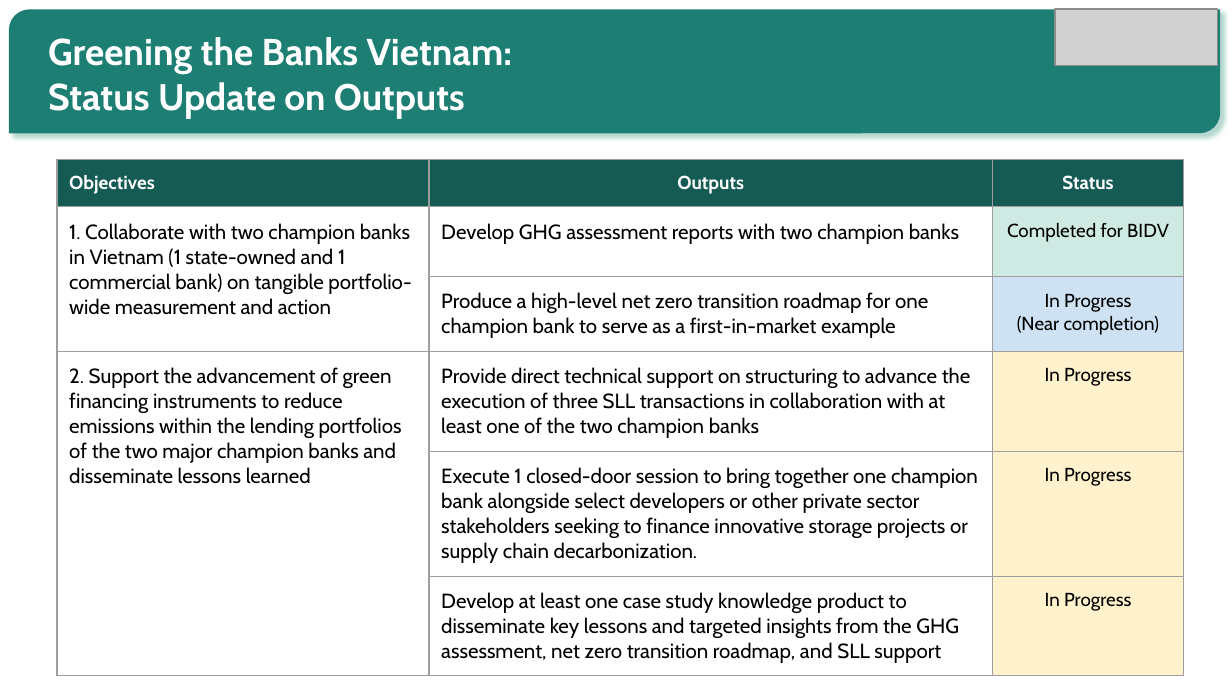
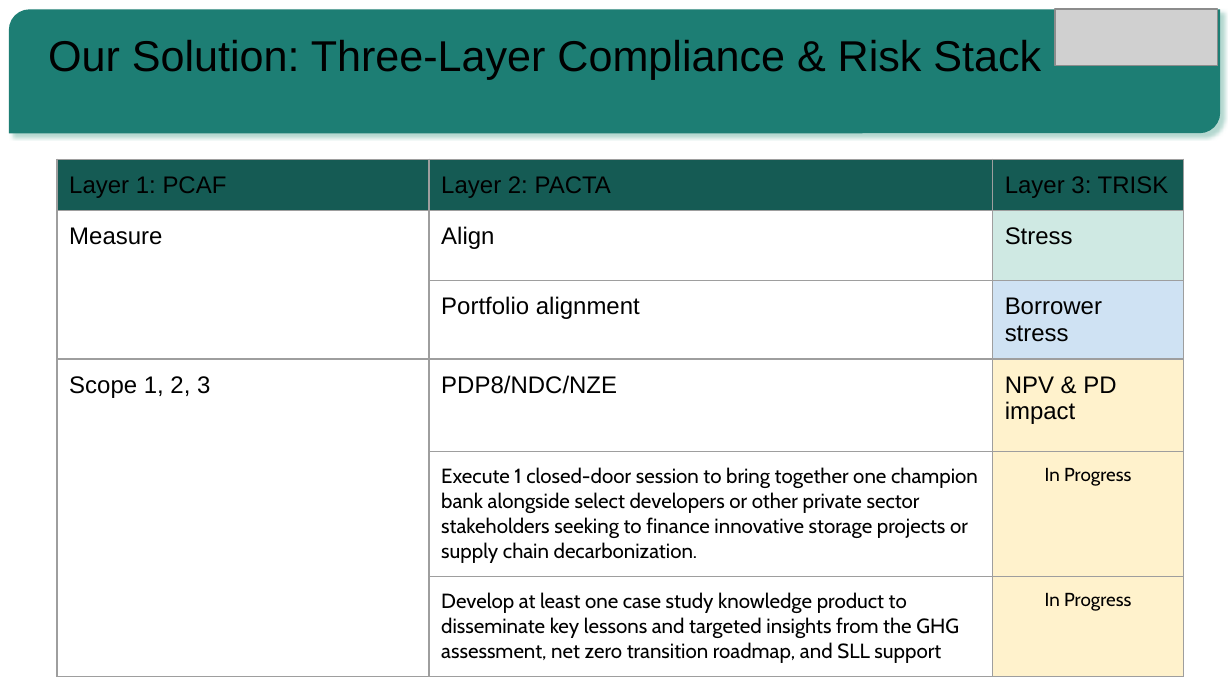
Before and after one commit to tah-allotrope/pacta-trisk, a slide deck: slide 3 of present/bank_prospect_deck.pptx. Drawn at 1232x693 pixels with LibreOffice and Linux fonts; fonts in the diff are those of the drawing; grey boxes stand for pictures. Boxes give left, top, right and bottom in pixels: in the first picture for what was removed or moved away, otherwise in the second. Text is boxed around its words. In the diff, an @@ line names an element or a change of style, - is before the commit and + after.

Commit message:
PHASE-03: build_deck.py script, 15-slide prospect deck, render QA PNGs, phase report

```diff
--- a/present/bank_prospect_deck.pptx
+++ b/present/bank_prospect_deck.pptx
@@ title at box(48, 40, 1041, 79): text changed; size 21.8 to 25.2 pt; font Cabin to Arial; text colour #FFFFFF to #000000; bold off @@
-Greening the Banks Vietnam:
-Status Update on Outputs
+Our Solution: Three-Layer Compliance & Risk Stack
@@ table at box(57, 159, 1183, 667) @@
-row 1: Objectives | Outputs | Status
+row 1: Layer 1: PCAF | Layer 2: PACTA | Layer 3: TRISK
-row 2: 1. Collaborate with two champion banks in Vietnam (1 state-owned and 1 commercial bank) on tangible portfolio-wide measurement and action | Develop GHG assessment reports with two champion banks | Completed for BIDV
+row 2: Measure | Align | Stress
-row 3, column 2: Produce a high-level net zero transition roadmap for one champion bank to serve as a first-in-market example
+row 3, column 2: Portfolio alignment
-row 3, column 3: In Progress / (Near completion)
+row 3, column 3: Borrower stress
-row 4: 2. Support the advancement of green financing instruments to reduce emissions within the lending portfolios of the two major champion banks and disseminate lessons learned | Provide direct technical support on structuring to advance the execution of three SLL transactions in collaboration with at least one of the two champion banks | In Progress
+row 4: Scope 1, 2, 3 | PDP8/NDC/NZE | NPV & PD impact
```
Also in this commit, not shown: 9 other slides changed, 5 slides added, 15 slides removed, 27 other files.
